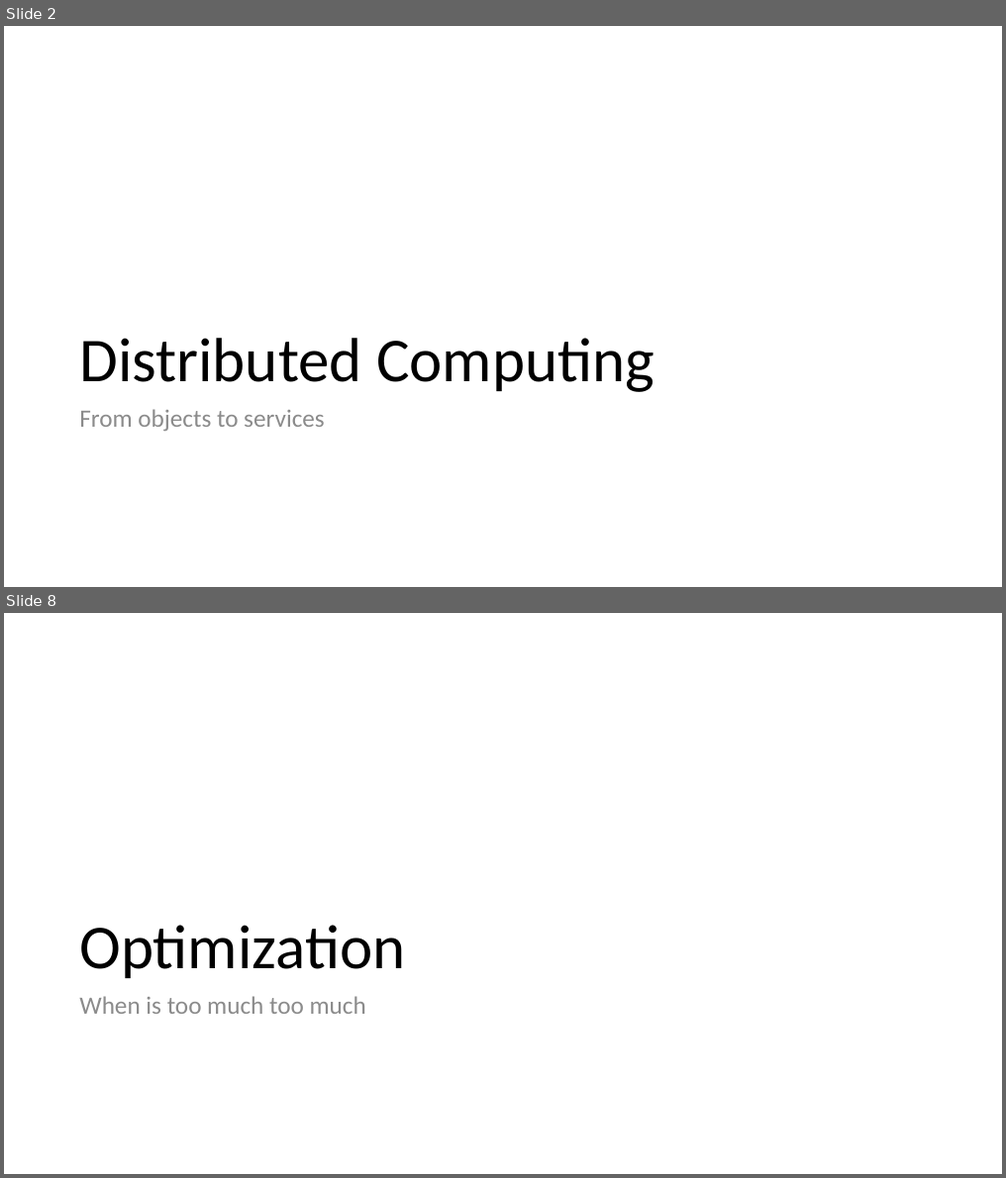
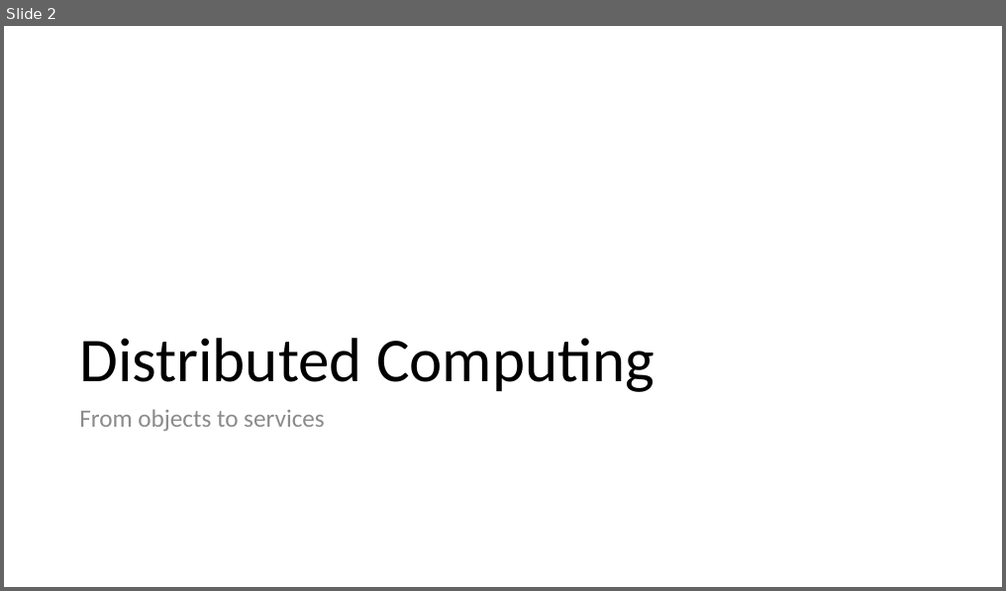
Before and after one commit to IrenaNiu/SU_CPSC_5200_20WQ, a slide deck: lectures/20WQ-02-13 Distributed Computing.pptx. Shown one above the other, each under a label of ours: slides 2 and 8 before the commit, slide 2 after it; the slides between them are not shown. The pictures are 1006x1178 and 1006x591 pixels, drawn with LibreOffice and Linux fonts; fonts in the diff are those of the drawing. Boxes give left, top, right and bottom in pixels: in the first picture for what was removed or moved away, otherwise in the second. Text is boxed around its words. In the diff, an @@ line names an element or a change of style, - is before the commit and + after.

```diff
--- a/lectures/20WQ-02-13 Distributed Computing.pptx
+++ b/lectures/20WQ-02-13 Distributed Computing.pptx
@@ slide 8 removed at <box>4,613,1002,1174</box>, background #FFFFFF @@
@@ title removed at <box>79,925,405,978</box> @@
-Optimization
@@ text removed at <box>79,996,366,1014</box> @@
-When is too much too much
```
Also in this commit, not shown: 6 slides changed.
